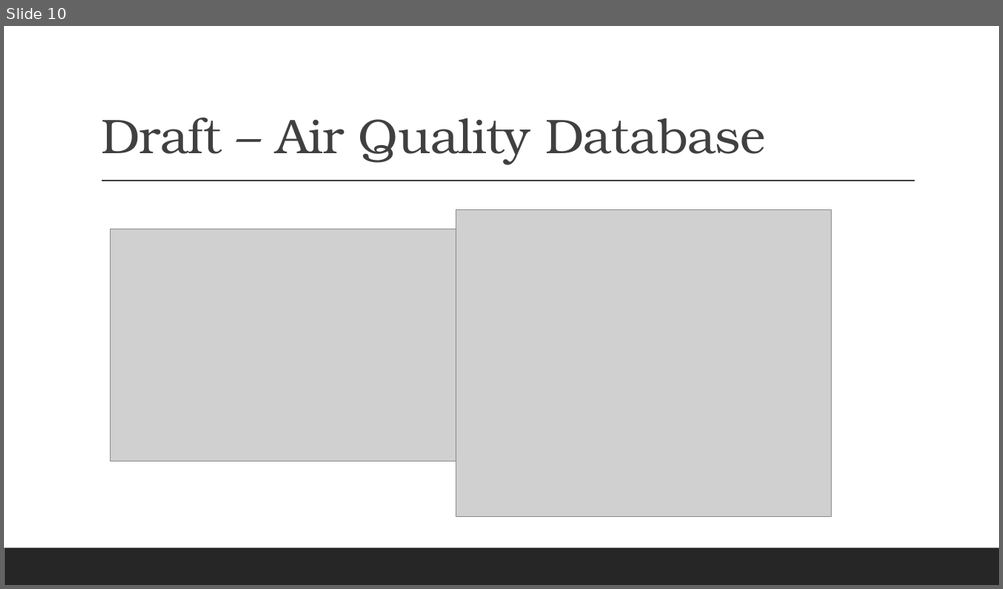
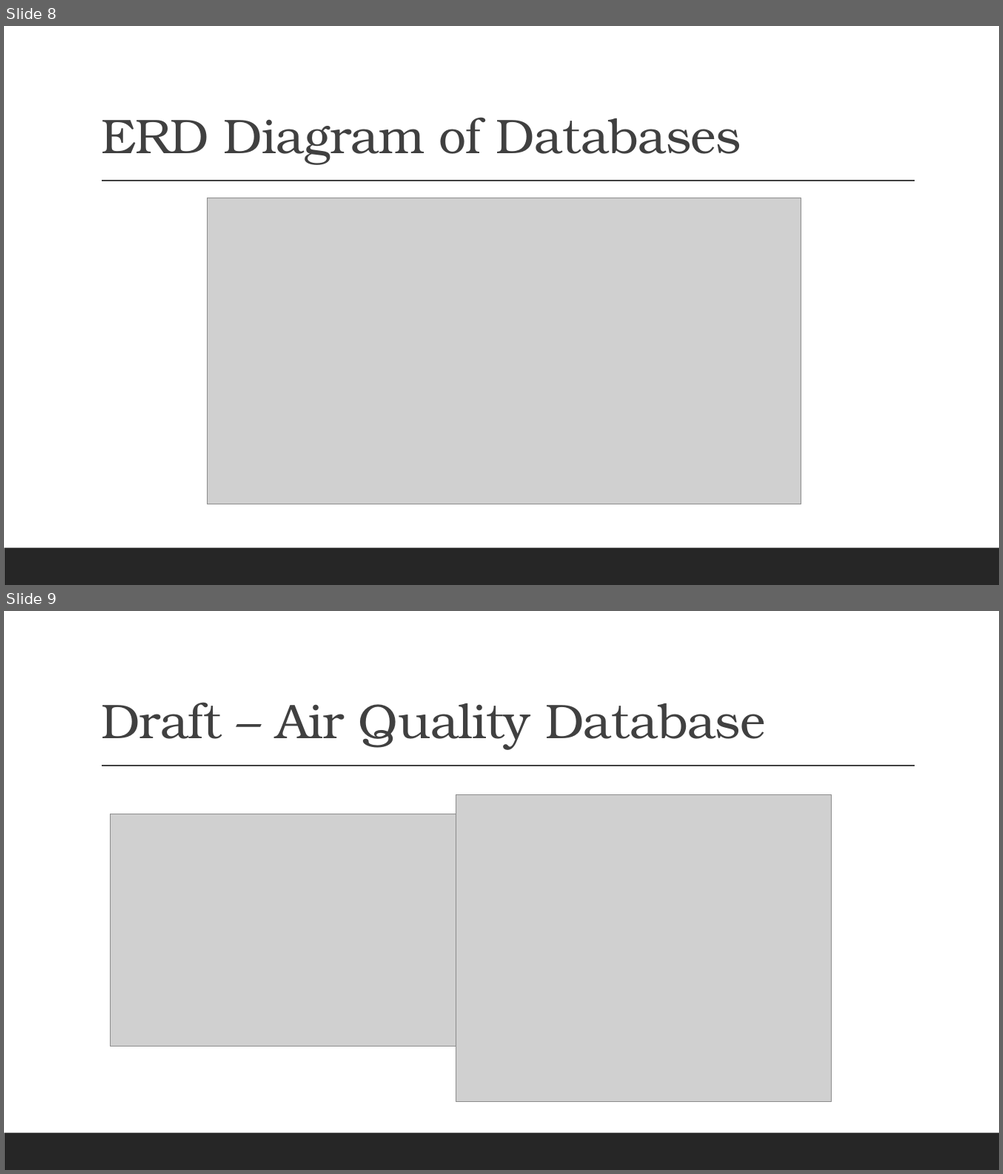
Before and after one commit to LouFoster/Group-C_FinalProject, a slide deck: C-Group v2.pptx. Shown one above the other, each under a label of ours: slide 10 before the commit, slides 8 and 9 after it. The pictures are 1003x589 and 1003x1174 pixels, drawn with LibreOffice and Linux fonts; fonts in the diff are those of the drawing; grey boxes stand for pictures. Boxes give left, top, right and bottom in pixels: in the first picture for what was removed or moved away, otherwise in the second. Text is boxed around its words. In the diff, an @@ line names an element or a change of style, - is before the commit and + after.

```diff
--- a/C-Group v2.pptx
+++ b/C-Group v2.pptx
@@ slide 8 added at [4, 26, 999, 585], background #FFFFFF; not listed: 2 template elements that a slide beside it also shows @@
@@ title added at [101, 117, 741, 165], 47 pt, text #404040 @@
+ERD Diagram of Databases
@@ picture added at [207, 198, 801, 505] @@
@@ what was slide 10 is now slide 9 @@
```
Also in this commit, not shown: 9 slides changed, 2 other slides added, 2 slides removed.
